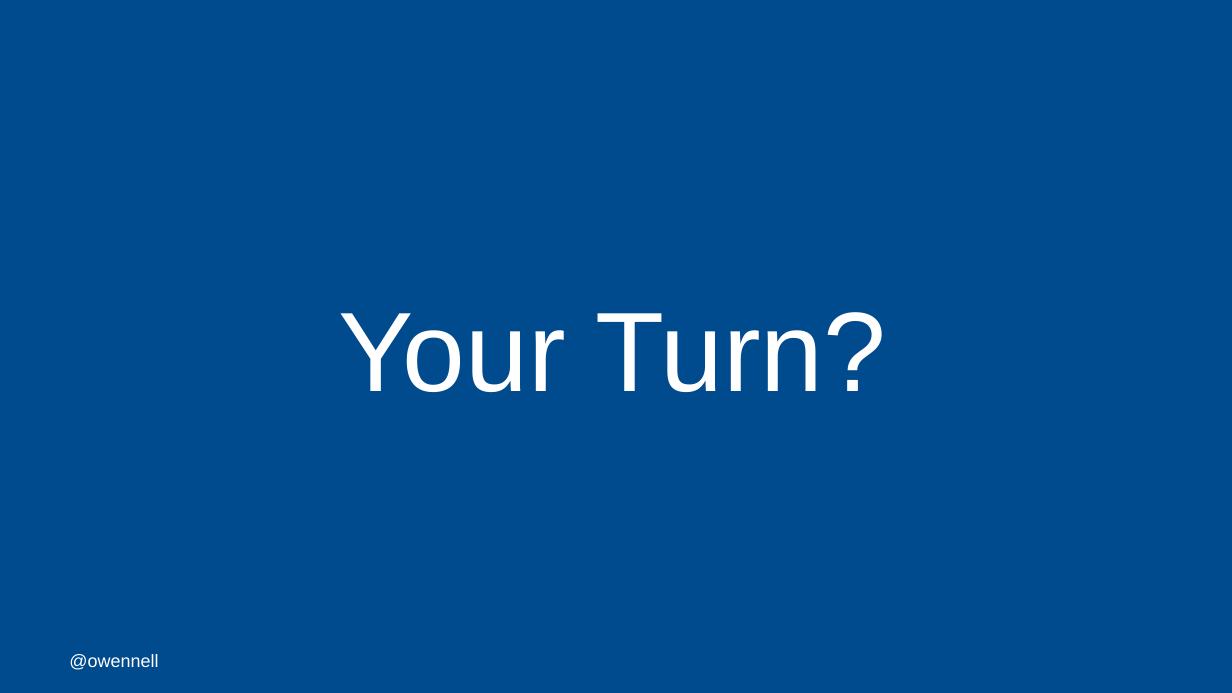
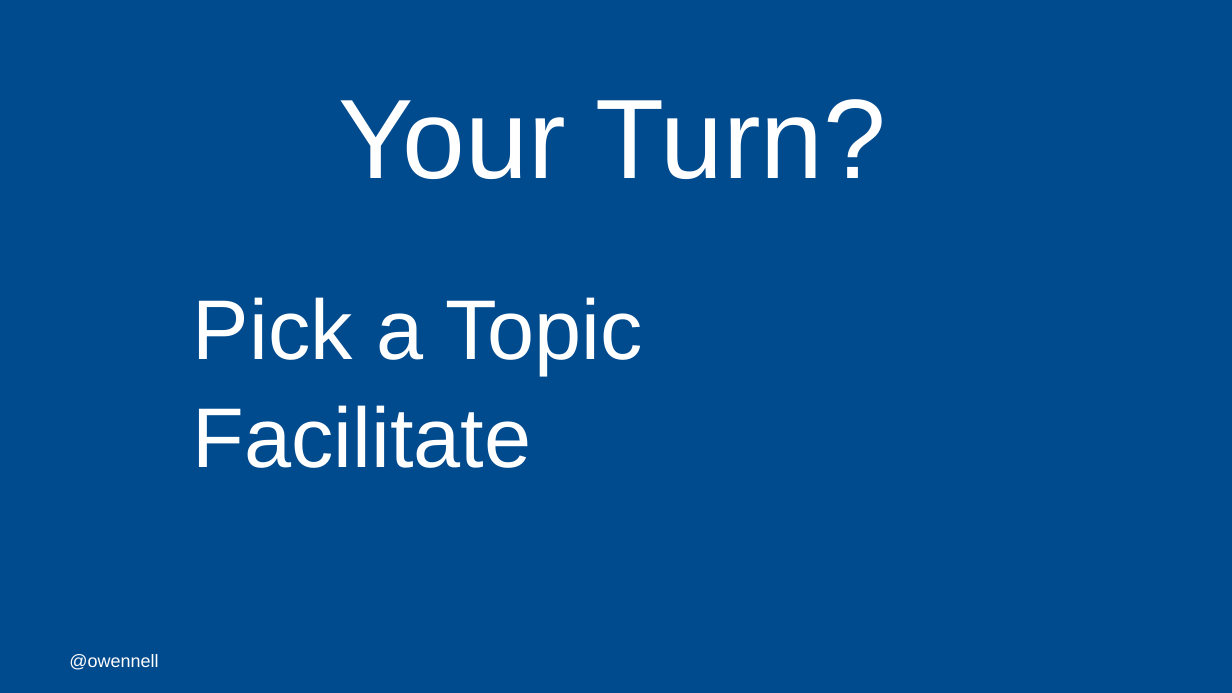
Before and after one commit to oliwennell/talks, a slide deck: slide 58 of a-mob-mentality.pptx. Drawn at 1232x693 pixels with LibreOffice and Linux fonts; fonts in the diff are those of the drawing; background and template pictures are left out. Boxes give left, top, right and bottom in pixels: in the first picture for what was removed or moved away, otherwise in the second. Text is boxed around its words. In the diff, an @@ line names an element or a change of style, - is before the commit and + after.

```diff
--- a/a-mob-mentality.pptx
+++ b/a-mob-mentality.pptx
@@ title "Your Turn?": place and size @@
-title "Your Turn?" at [338, 312, 886, 392]
+title "Your Turn?" at [338, 99, 886, 179]
@@ text added at [193, 297, 643, 375], 66 pt, text #FFFFFF @@
+Pick a Topic
@@ text added at [193, 405, 532, 468], 66 pt, text #FFFFFF @@
+Facilitate
```
Also in this commit, not shown: 1 other slide changed.
